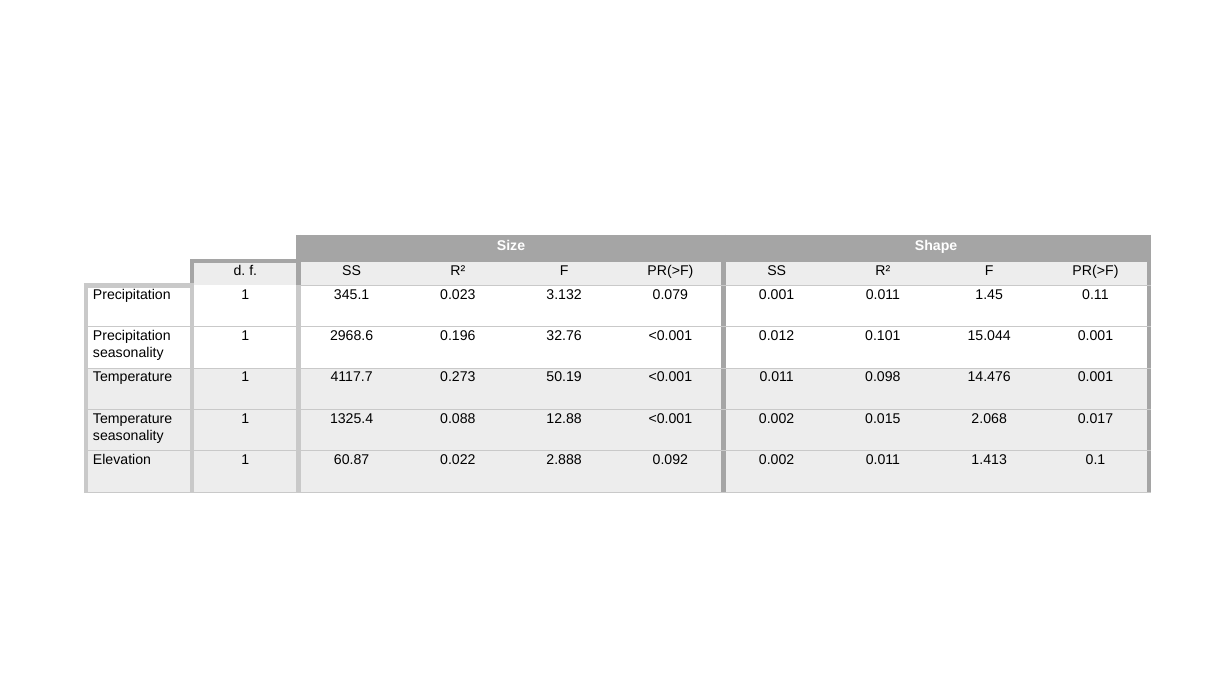
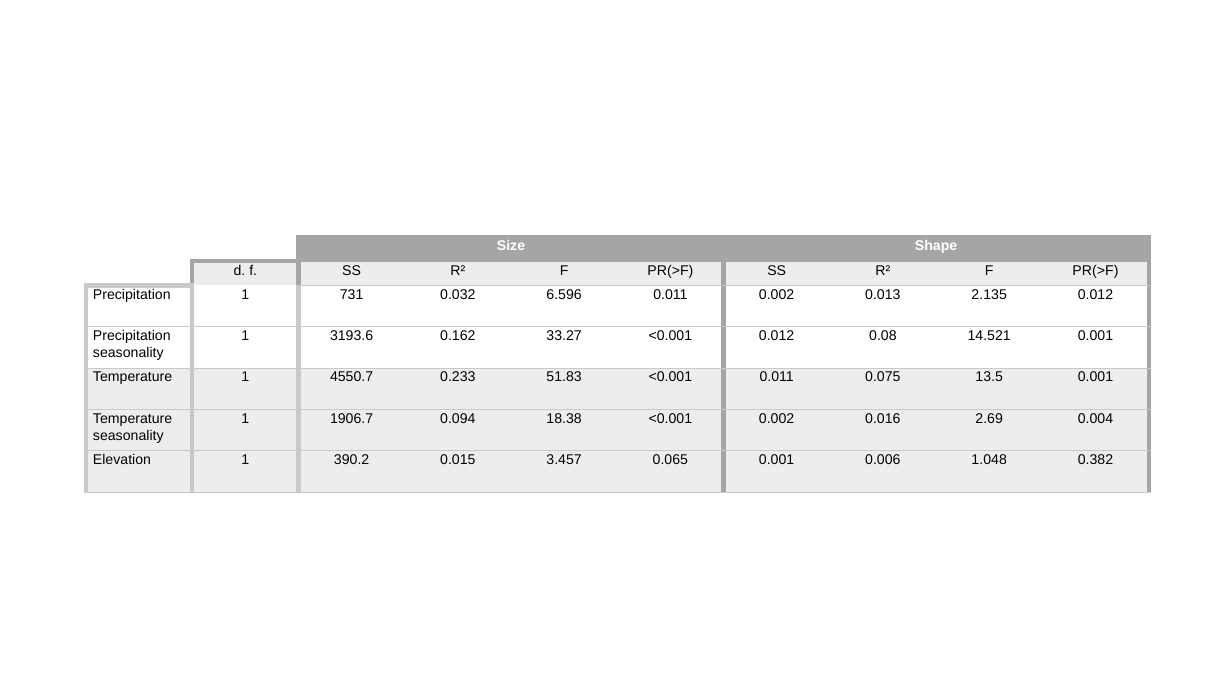
Before and after one commit to pietroviama/Viacavaetal_Antechinus, a slide deck: slide 14 of Figures/Antechinus_figures.pptx. Drawn at 1232x693 pixels with LibreOffice and Linux fonts; fonts in the diff are those of the drawing. Boxes give left, top, right and bottom in pixels: in the first picture for what was removed or moved away, otherwise in the second. Text is boxed around its words. In the diff, an @@ line names an element or a change of style, - is before the commit and + after.

```diff
--- a/Figures/Antechinus_figures.pptx
+++ b/Figures/Antechinus_figures.pptx
@@ table at (86, 238, 1149, 493) @@
-row 3: Precipitation | 1 | 345.1 | 0.023 | 3.132 | 0.079 | 0.001 | 0.011 | 1.45 | 0.11
+row 3: Precipitation | 1 | 731 | 0.032 | 6.596 | 0.011 | 0.002 | 0.013 | 2.135 | 0.012
-row 4: Precipitation seasonality | 1 | 2968.6 | 0.196 | 32.76 | <0.001 | 0.012 | 0.101 | 15.044 | 0.001
+row 4: Precipitation seasonality | 1 | 3193.6 | 0.162 | 33.27 | <0.001 | 0.012 | 0.08 | 14.521 | 0.001
-row 5: Temperature | 1 | 4117.7 | 0.273 | 50.19 | <0.001 | 0.011 | 0.098 | 14.476 | 0.001
+row 5: Temperature | 1 | 4550.7 | 0.233 | 51.83 | <0.001 | 0.011 | 0.075 | 13.5 | 0.001
-row 6: Temperature seasonality | 1 | 1325.4 | 0.088 | 12.88 | <0.001 | 0.002 | 0.015 | 2.068 | 0.017
+row 6: Temperature seasonality | 1 | 1906.7 | 0.094 | 18.38 | <0.001 | 0.002 | 0.016 | 2.69 | 0.004
-row 7: Elevation | 1 | 60.87 | 0.022 | 2.888 | 0.092 | 0.002 | 0.011 | 1.413 | 0.1
+row 7: Elevation | 1 | 390.2 | 0.015 | 3.457 | 0.065 | 0.001 | 0.006 | 1.048 | 0.382
```
Also in this commit, not shown: 1 other slide changed, 5 other files.
